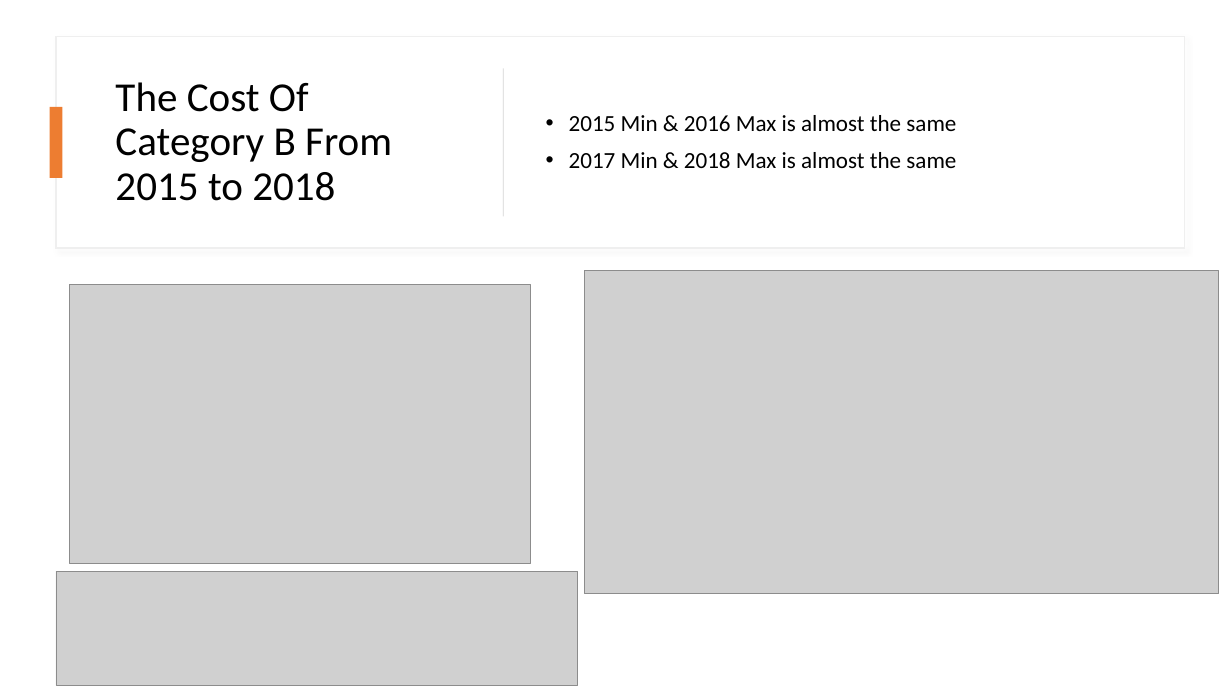
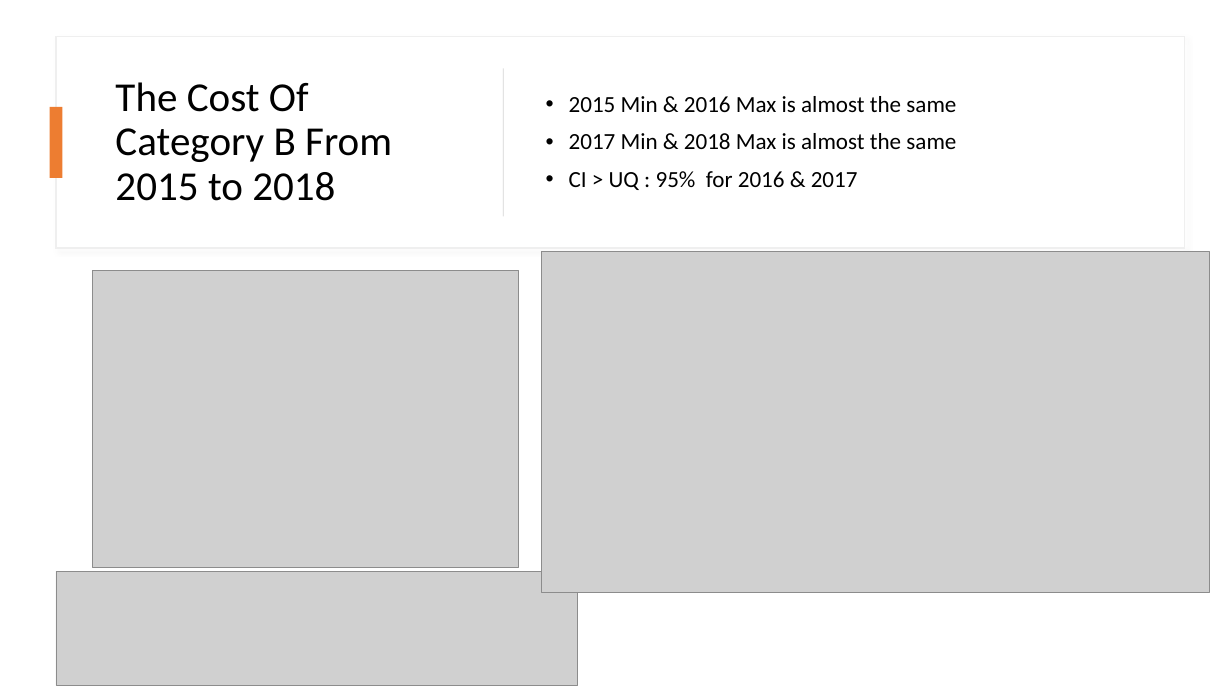
Before and after one commit to jurgen-tan-git/PDS-Assignments, a slide deck: slide 6 of JurgenTan_CA1.pptx. Drawn at 1232x693 pixels with LibreOffice and Linux fonts; fonts in the diff are those of the drawing; grey boxes stand for pictures. Boxes give left, top, right and bottom in pixels: in the first picture for what was removed or moved away, otherwise in the second. Text is boxed around its words. In the diff, an @@ line names an element or a change of style, - is before the commit and + after.

```diff
--- a/JurgenTan_CA1.pptx
+++ b/JurgenTan_CA1.pptx
@@ text at <box>569,171,858,190</box>: paragraph added @@
+• CI > UQ : 95% for 2016 & 2017
@@ picture: place and size @@
-picture at <box>585,271,1220,594</box>
+picture at <box>542,252,1210,592</box>
@@ picture: place and size @@
-picture at <box>70,285,531,563</box>
+picture at <box>92,271,518,567</box>
```
Also in this commit, not shown: 5 other slides changed.
